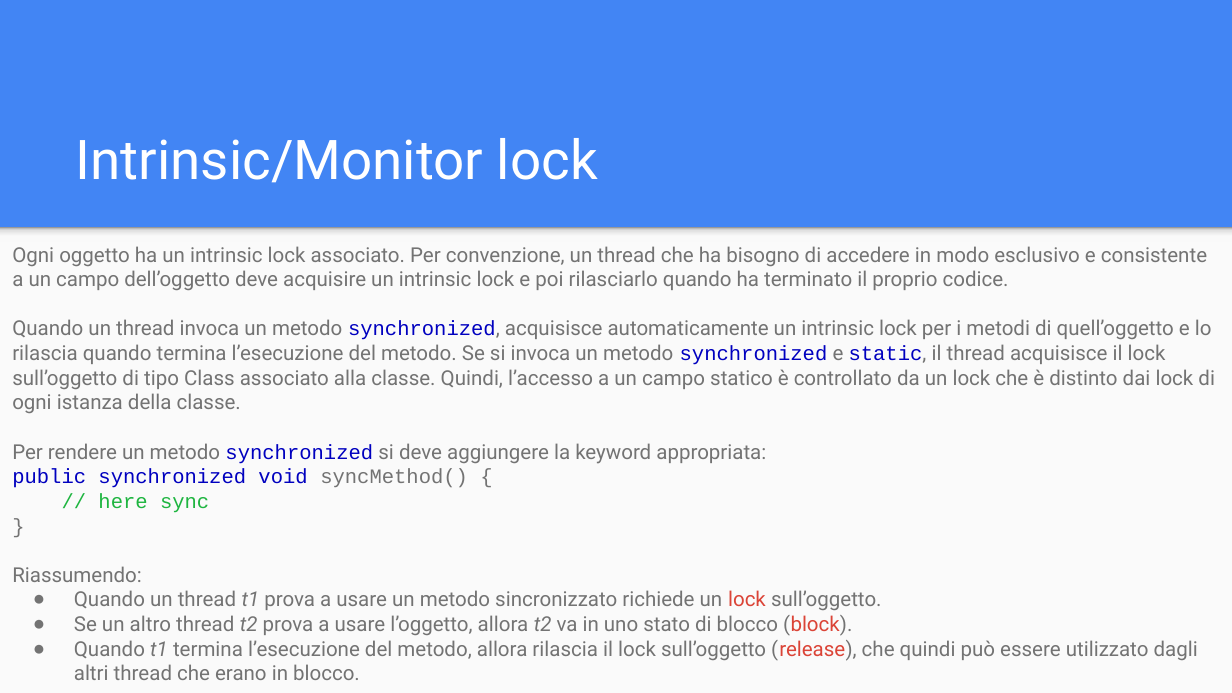
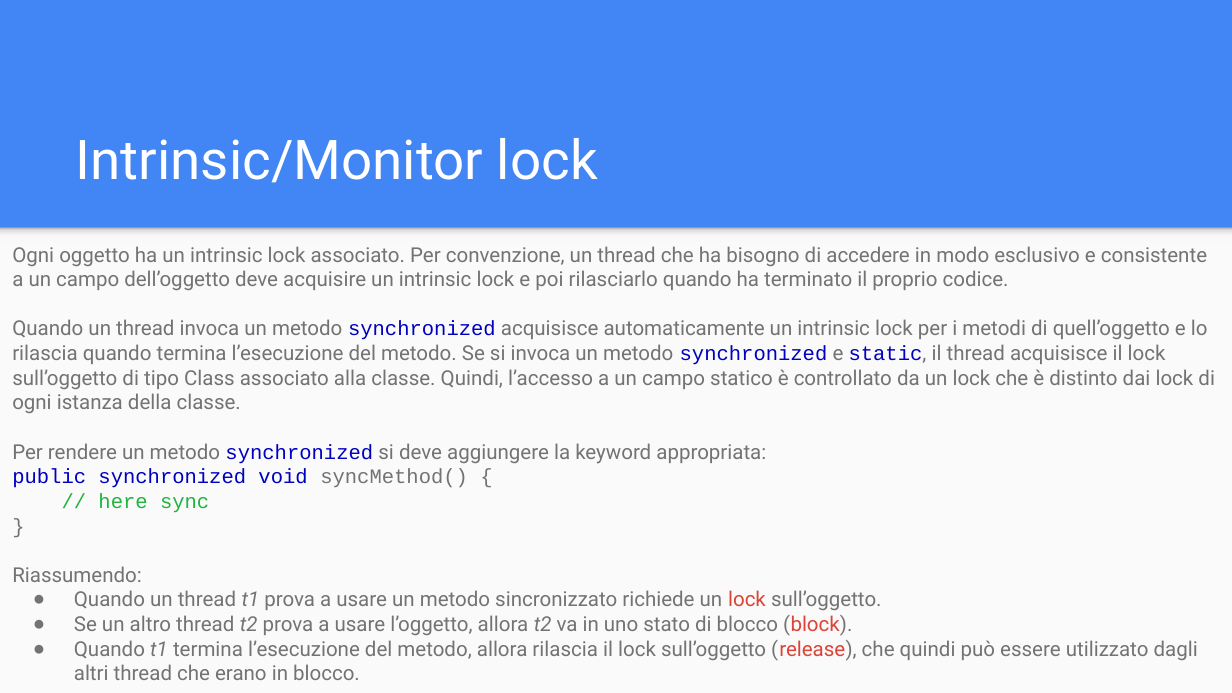
Before and after one commit to Rhaegal222/User-Interface-Design, a slide deck: slide 7 of Slides/3 - Thread e Database/01 - Thread e Database - Thread.pptx. Drawn at 1232x693 pixels with LibreOffice and Linux fonts; fonts in the diff are those of the drawing. Boxes give left, top, right and bottom in pixels: in the first picture for what was removed or moved away, otherwise in the second. Text is boxed around its words. In the diff, an @@ line names an element or a change of style, - is before the commit and + after.

```diff
--- a/Slides/3 - Thread e Database/01 - Thread e Database - Thread.pptx
+++ b/Slides/3 - Thread e Database/01 - Thread e Database - Thread.pptx
@@ text at (x1=12, y1=319, x2=1215, y2=413): text changed @@
-Quando un thread invoca un metodo synchronized, acquisisce automaticamente un intrinsic lock per i metodi di quell’oggetto e lo rilascia quando termina l’esecuzione del metodo. Se si invoca un metodo synchronized e static, il thread acquisisce il lock sull’oggetto di tipo Class associato alla classe. Quindi, l’accesso a un campo statico è controllato da un lock che è distinto dai lock di ogni istanza della classe.
+Quando un thread invoca un metodo synchronized acquisisce automaticamente un intrinsic lock per i metodi di quell’oggetto e lo rilascia quando termina l’esecuzione del metodo. Se si invoca un metodo synchronized e static, il thread acquisisce il lock sull’oggetto di tipo Class associato alla classe. Quindi, l’accesso a un campo statico è controllato da un lock che è distinto dai lock di ogni istanza della classe.
```
Also in this commit, not shown: 3 other slides changed, 1 slide removed, 32 other files.
